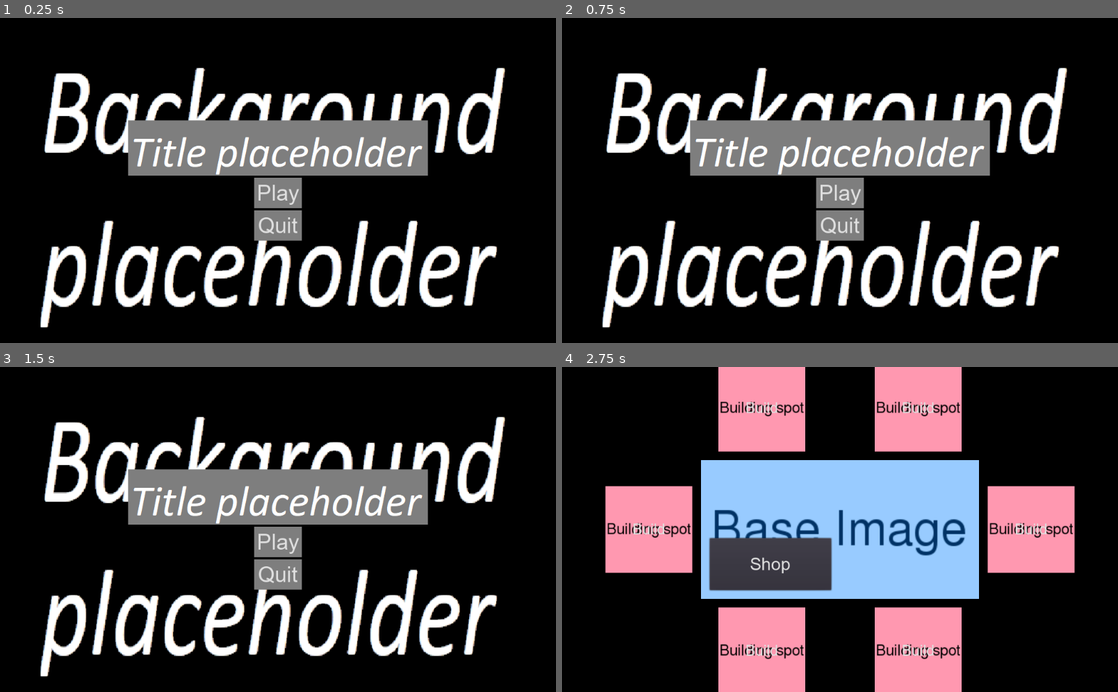
Above: before the commit, frames 1-4 (two rows, left to right).
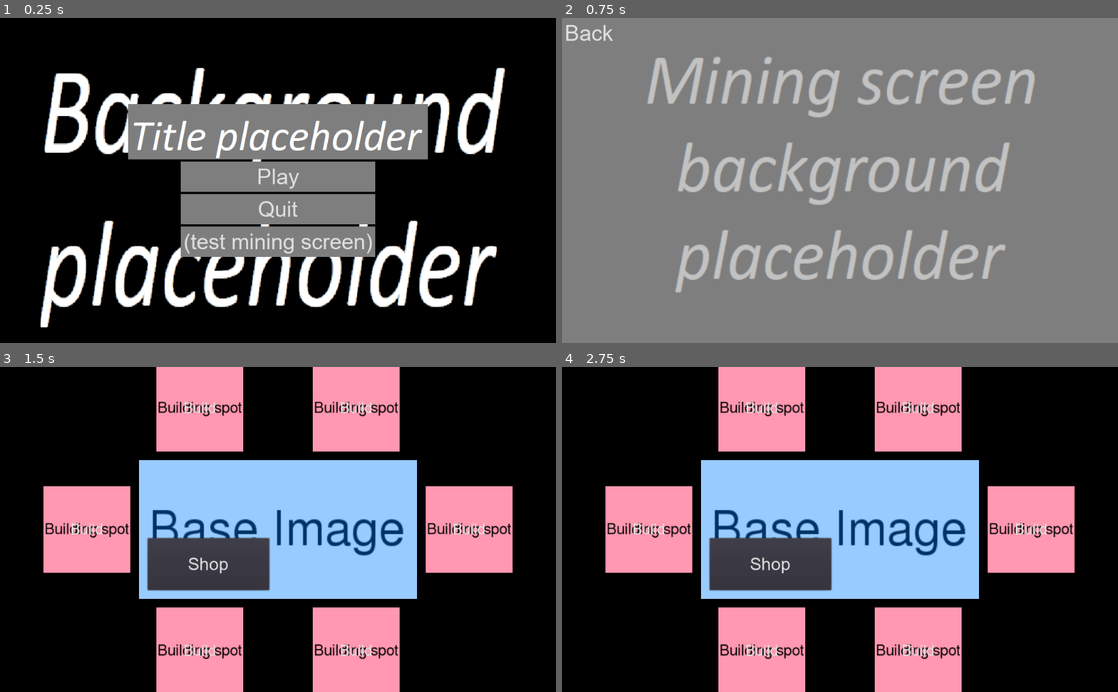
Above: after the commit, the same moments.

Repository: VB-s-game-dev-team/teraformer-game
Game: Godot game, scene res://MainScene.tscn
Two runs of this game, one before a commit and one after it. Both use one fixed random seed, a clock stepped at 60 frames per second and the inputs below.
Inputs (mouse positions are in pixels of both pictures, inside the frame that each line leads up to):
- Up to frame 1 (0.25 s): no input
- Up to frame 2 (0.75 s): click (840, 242) at 0.5 s, where only the run after the commit has a clickable "(test mining screen)"
- Up to frame 3 (1.5 s): click (27, 383) at 1.25 s, where only the run after the commit has a clickable "Back"
- Up to frame 4 (2.75 s): click (840, 542) at 2 s, where only the run before the commit has a clickable "Play"

The runs differ from the first frame. In frame 1, 14% of the frame differs, in the area x 23-77%, y 26-74%; in frame 2, 92%, in the area x 0-100%, y 0-100%; in frame 3, 55%; in frame 4, nothing differs.

Commit message:
added mining screen

Diff:
--- /dev/null
+++ b/MiningScreen/MiningScreen.gd
@@ -0,0 +1,9 @@
+extends MarginContainer
+
+var _global_stuff: GlobalStuff
+
+func _ready() -> void:
+	_global_stuff = get_parent() as GlobalStuff
+
+func _on_BackButton_pressed():
+	_global_stuff.set_screen("Planet")
--- /dev/null
+++ b/MiningScreen/MiningScreen.tscn
@@ -0,0 +1,31 @@
+[gd_scene load_steps=4 format=2]
+
+[ext_resource path="res://MiningScreen/background.png" type="Texture" id=1]
+[ext_resource path="res://global_graphics/game_theme.tres" type="Theme" id=2]
+[ext_resource path="res://MiningScreen/MiningScreen.gd" type="Script" id=3]
+
+[node name="MiningScreen" type="MarginContainer"]
+anchor_right = 1.0
+anchor_bottom = 1.0
+theme = ExtResource( 2 )
+script = ExtResource( 3 )
+__meta__ = {
+"_edit_use_anchors_": false
+}
+
+[node name="Background" type="TextureRect" parent="."]
+margin_right = 1024.0
+margin_bottom = 600.0
+texture = ExtResource( 1 )
+expand = true
+
+[node name="Container" type="GridContainer" parent="."]
+margin_right = 1024.0
+margin_bottom = 600.0
+columns = 3
+
+[node name="BackButton" type="Button" parent="Container"]
+margin_right = 99.0
+margin_bottom = 56.0
+text = "Back"
+[connection signal="pressed" from="Container/BackButton" to="." method="_on_BackButton_pressed"]
--- a/TitleScreen/MainMenu.gd
+++ b/TitleScreen/MainMenu.gd
@@ -10,3 +10,7 @@
 
 func _on_PlayButton_pressed() -> void:
 	_global_stuff.set_screen("Planet")
+
+
+func _on_tmp1_pressed():
+	_global_stuff.set_screen("MiningScreen")
--- a/TitleScreen/TitleScreen.tscn
+++ b/TitleScreen/TitleScreen.tscn
@@ -36,9 +36,9 @@
 
 [node name="Container" type="VBoxContainer" parent="."]
 margin_left = 236.0
-margin_top = 189.0
+margin_top = 159.0
 margin_right = 788.0
-margin_bottom = 411.0
+margin_bottom = 441.0
 size_flags_horizontal = 4
 size_flags_vertical = 4
 __meta__ = {
@@ -59,16 +59,16 @@
 texture = ExtResource( 2 )
 
 [node name="ButtonContainer" type="VBoxContainer" parent="Container"]
-margin_left = 232.0
+margin_left = 97.0
 margin_top = 106.0
-margin_right = 320.0
-margin_bottom = 222.0
+margin_right = 455.0
+margin_bottom = 282.0
 size_flags_horizontal = 4
 
 [node name="PlayButton" parent="Container/ButtonContainer" instance=ExtResource( 6 )]
 anchor_right = 0.0
 anchor_bottom = 0.0
-margin_right = 88.0
+margin_right = 358.0
 margin_bottom = 56.0
 text = "Play"
 
@@ -76,8 +76,17 @@
 anchor_right = 0.0
 anchor_bottom = 0.0
 margin_top = 60.0
-margin_right = 88.0
+margin_right = 358.0
 margin_bottom = 116.0
 text = "Quit"
+
+[node name="tmp1" parent="Container/ButtonContainer" instance=ExtResource( 6 )]
+anchor_right = 0.0
+anchor_bottom = 0.0
+margin_top = 120.0
+margin_right = 358.0
+margin_bottom = 176.0
+text = "(test mining screen)"
 [connection signal="pressed" from="Container/ButtonContainer/PlayButton" to="." method="_on_PlayButton_pressed"]
 [connection signal="pressed" from="Container/ButtonContainer/QuitButton" to="." method="_on_QuitButton_pressed"]
+[connection signal="pressed" from="Container/ButtonContainer/tmp1" to="." method="_on_tmp1_pressed"]
Binary file added: MiningScreen/background.png
Not shown, added: MiningScreen/background.png.import
